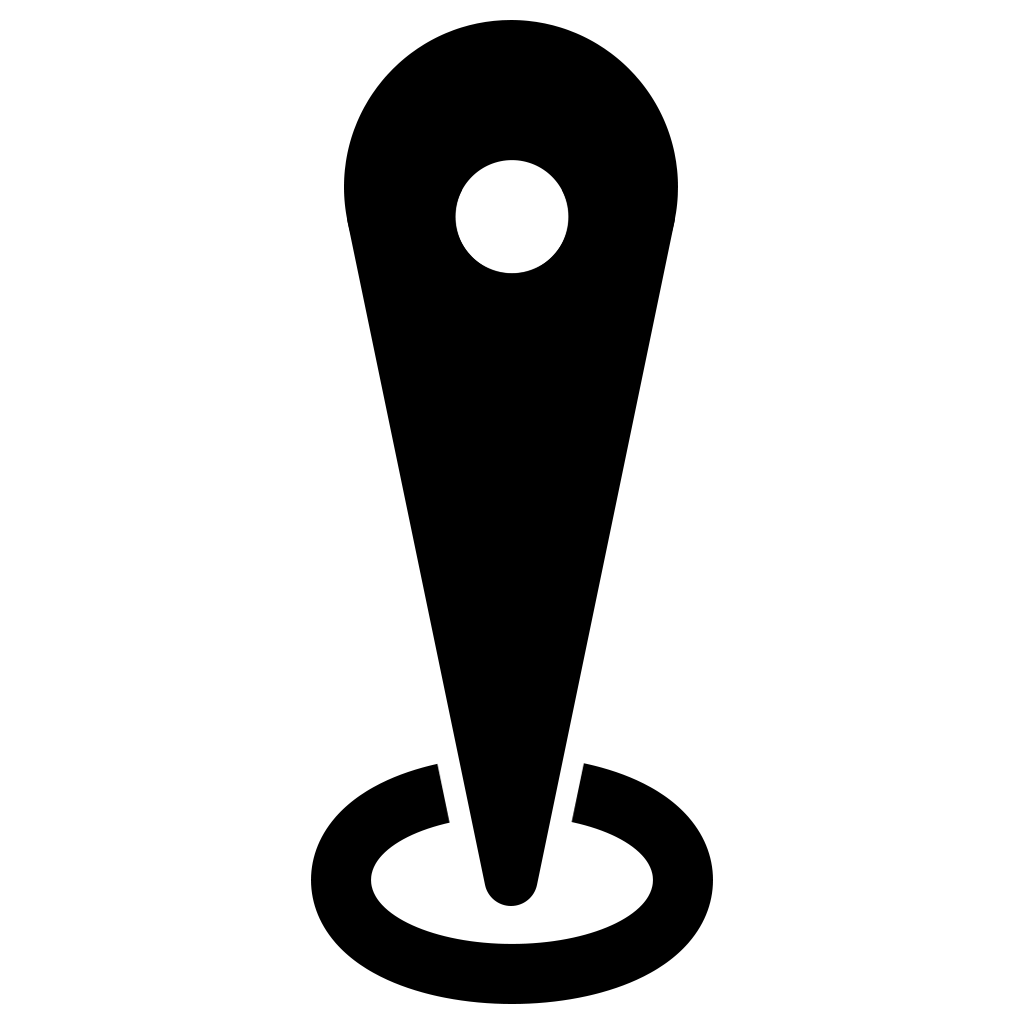
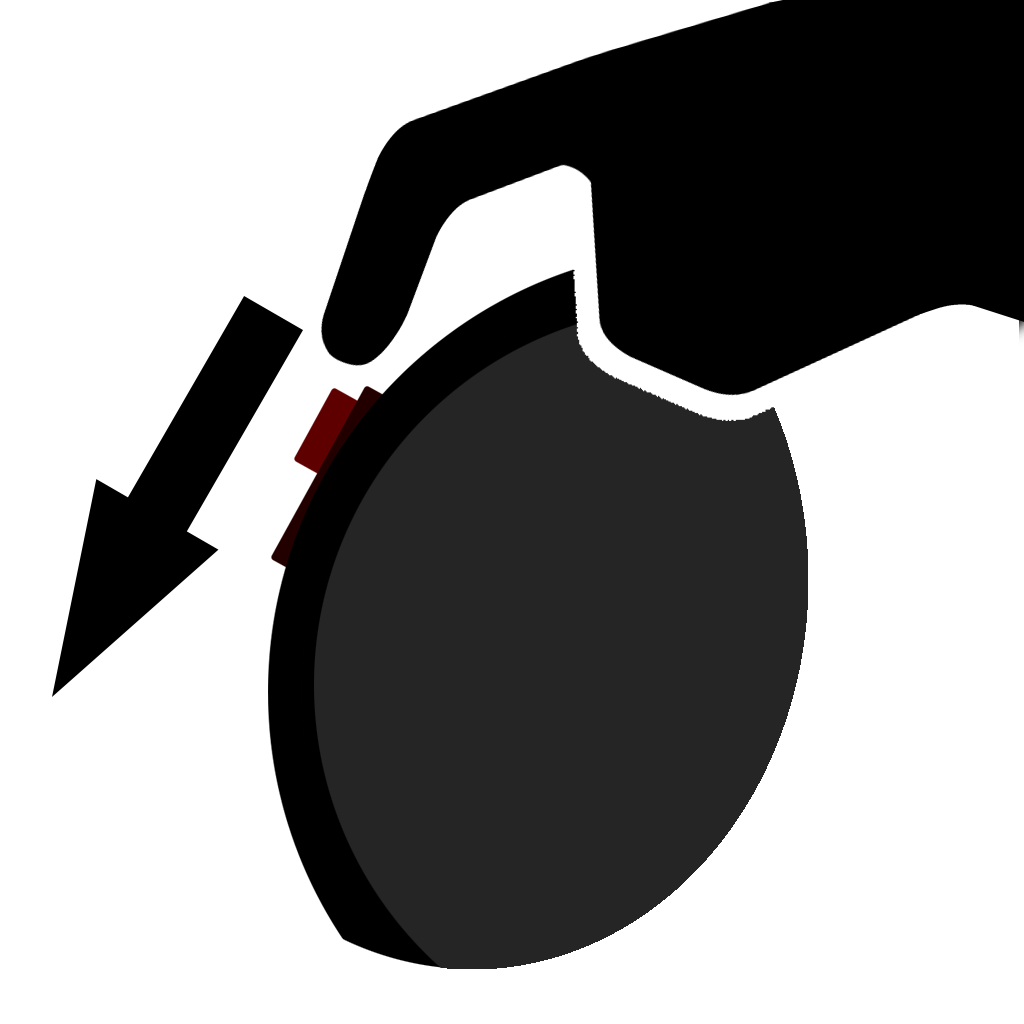
Revision of a layered 1024x1024 image; what changed, layer by layer:
hid group "Find Places" (5 layers) over box(311, 20, 713, 1004)
added group "Untoggle" with 4 layers above "Background" over box(52, 0, 1024, 969)
added layer "Arrow" (2nd of 2, in "Untoggle") in group "Untoggle" over box(52, 296, 303, 697)
added layer "Hand" in group "Untoggle" over box(320, 0, 1024, 396)
added layer "Watch" in group "Untoggle" over box(268, 269, 808, 969)
